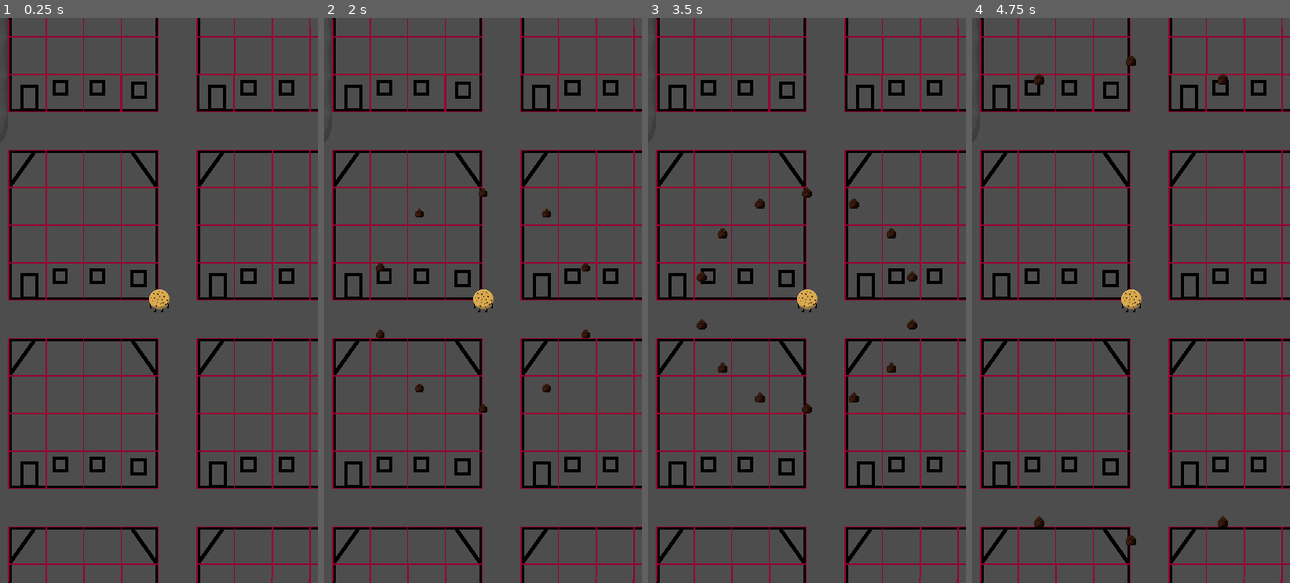
Above: before the commit, frames 1-4 (left to right).
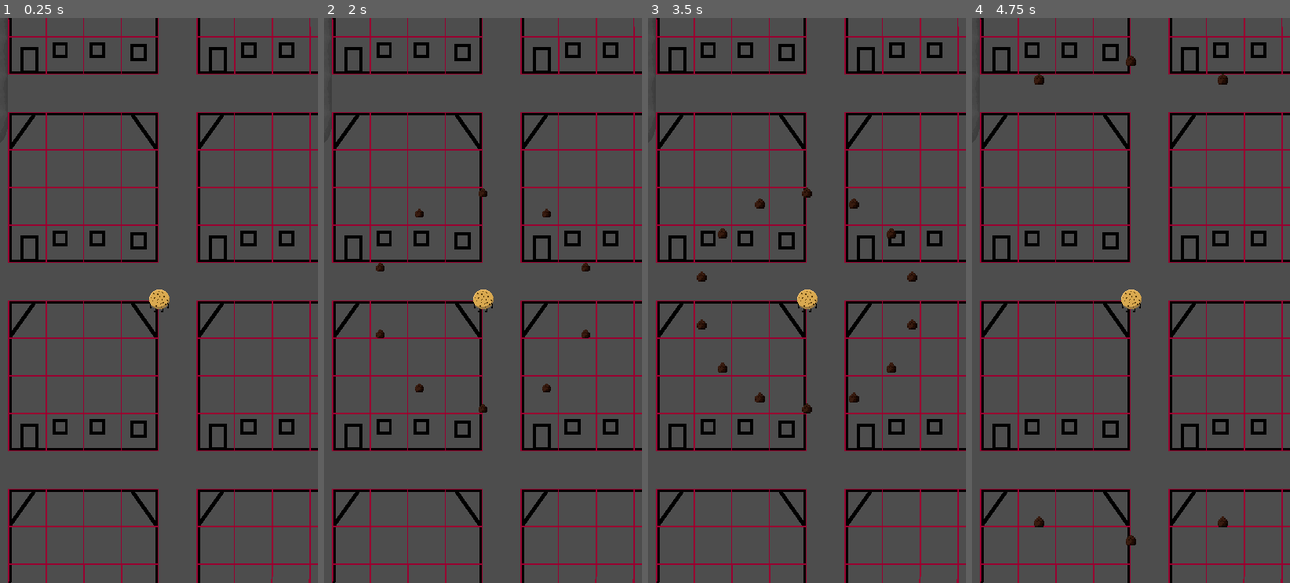
Above: after the commit, the same moments.

Repository: EightLimbed/Tasty-Terminator
Game: Godot game, scene res://Game/Game.tscn
Same seed, same stepped clock (60 frames per second), same inputs: the game is played once before the commit and once after it.
Inputs (mouse positions are in pixels of both pictures, inside the frame that each line leads up to):
- Up to frame 1 (0.25 s): no input
- Up to frame 2 (2 s): tap Enter (ui_accept) at 0.5, 0.77, 1.25, 1.52 s; move the mouse to (552, 272) at 0.52 s; hold Right (ui_right) 0.53-1.28 s; move the mouse to (419, 328) at 1.27 s; hold Down (ui_down) from 1.28 s (still down)
- Up to frame 3 (3.5 s): move the mouse to (838, 176) at 2.02 s; release Down (ui_down) at 2.03 s; hold Right (ui_right) 2.03-2.78 s; tap Enter (ui_accept) at 2.75, 3.02 s; move the mouse to (791, 413) at 2.77 s; hold Up (ui_up) from 2.78 s (still down)
- Up to frame 4 (4.75 s): move the mouse to (1226, 385) at 3.52 s; release Up (ui_up) at 3.53 s; hold Left (ui_left) from 3.53 s (still down); tap Enter (ui_accept) at 3.77, 4.52 s; move the mouse to (1035, 215) at 4.27 s

The runs differ from the first frame. In frame 1, 13% of the frame differs, in the area x 2-100%, y 4-97%; in frame 2, 13%; in frame 3, 13%; in frame 4, 13%.

Commit message:
more stuf(gummy bear and grass too)

Diff:
--- a/World/World.gd
+++ b/World/World.gd
@@ -82,12 +82,12 @@
 						if not building_cache.has(updated_pos+directions[3]):
 							atlas.y -=1
 
-						buildings.set_cell(updated_pos, 0, atlas)
-						if atlas.y == 1:
+						buildings.set_cell(updated_pos+ Vector2i(0,-1), 0, atlas)
+						if atlas.x == 1:
 							if roads_cache.has(updated_pos + directions[0]) or roads_cache.has(updated_pos + directions[1]):
-								#buildings.set_cell(updated_pos, -1, atlas)
-								pass
-						if atlas.x ==1:
-							if roads_cache.has(updated_pos + directions[2]) or roads_cache.has(updated_pos + directions[3]):
-								#buildings.set_cell(updated_pos, -1, atlas)
-								pass
+								buildings.set_cell(updated_pos+ Vector2i(0,-1), -1, atlas)
+
+						if atlas.y ==1:
+
+								if roads_cache.has(updated_pos + directions[2]) or roads_cache.has(updated_pos + directions[3]):
+									buildings.set_cell(updated_pos+ Vector2i(0,-1), -1, atlas)
Binary file added: Player/Art/GummyBear/Gummybearstart1.png
Binary file added: World/Grass.png
Not shown, added: World/Grass.png.import
Not shown, added: Player/Art/Faces/Thumbs.db
